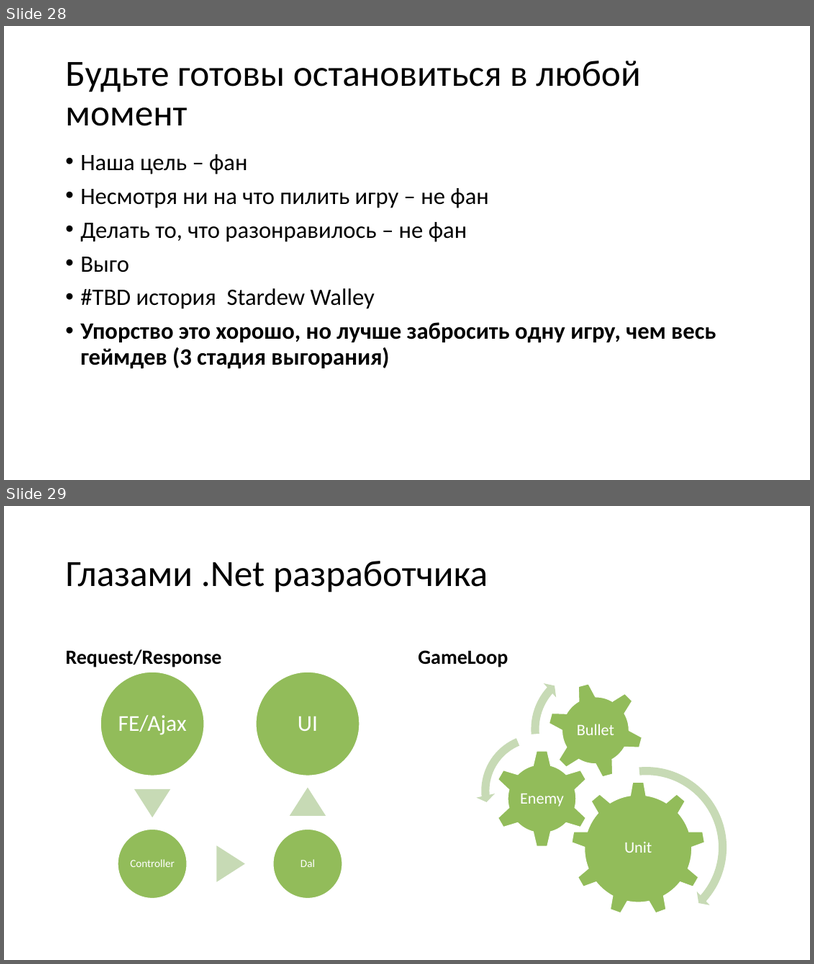
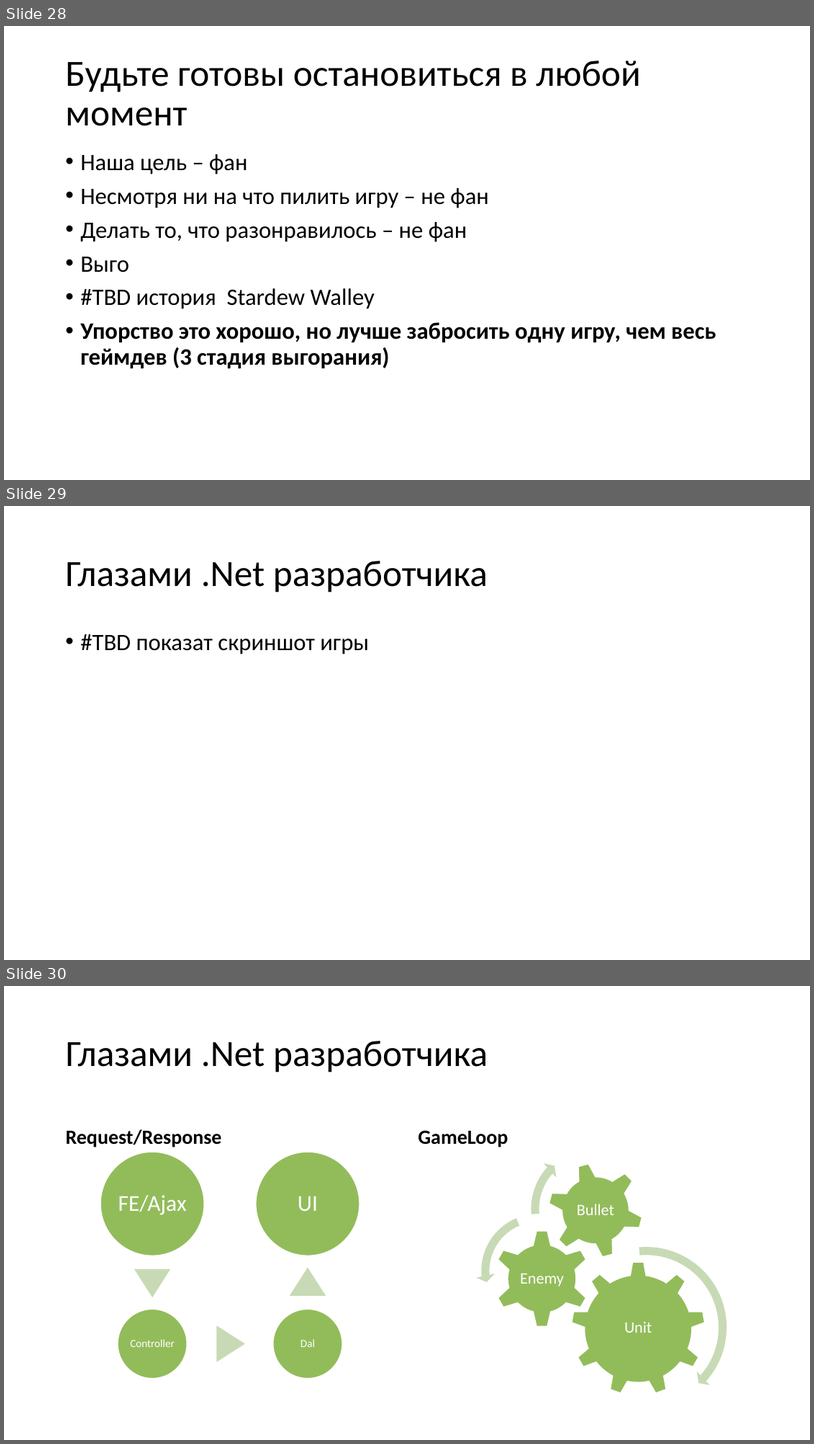
Before and after one commit to kugushev/presentations, a slide deck: 2020_GameDev-As-Hobby/Presentation.pptx. Shown one above the other, each under a label of ours: slides 28 and 29 before the commit, slides 28, 29 and 30 after it. The pictures are 814x964 and 814x1444 pixels, drawn with LibreOffice and Linux fonts; fonts in the diff are those of the drawing. Boxes give left, top, right and bottom in pixels: in the first picture for what was removed or moved away, otherwise in the second. Text is boxed around its words. In the diff, an @@ line names an element or a change of style, - is before the commit and + after.

```diff
--- a/2020_GameDev-As-Hobby/Presentation.pptx
+++ b/2020_GameDev-As-Hobby/Presentation.pptx
@@ slide 29 added at [4,506,810,960], background #FFFFFF @@
@@ title added at [65,561,488,592], 44 pt, text #000000 @@
+Глазами .Net разработчика
@@ text added at [80,634,369,654], 28 pt, text #000000 @@
+• #TBD показат скриншот игры
@@ what was slide 29 is now slide 30 @@
```
Also in this commit, not shown: 2 slides changed, 4 other slides added.
